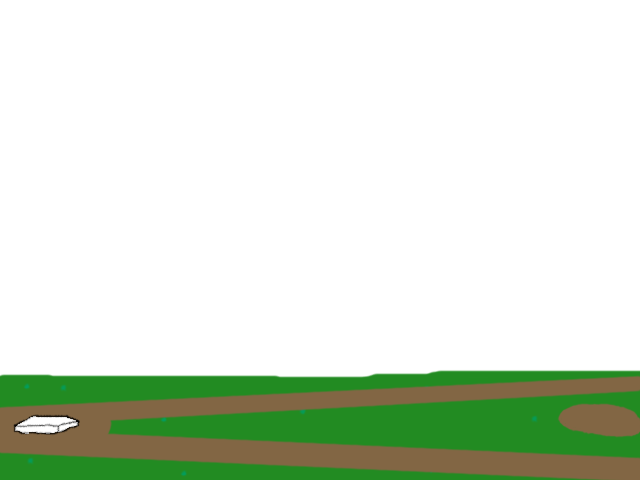
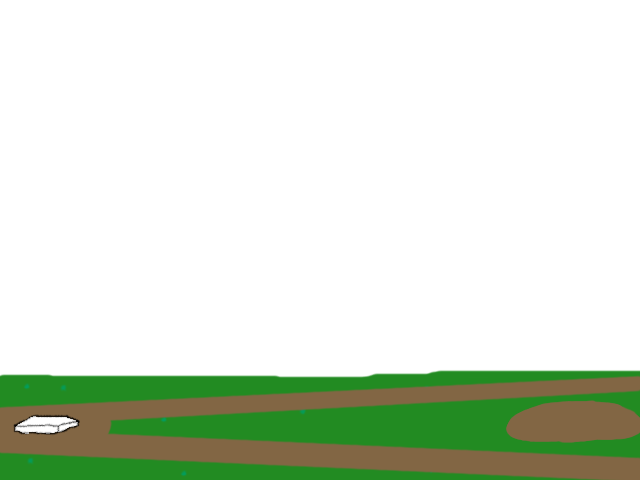
Layers edited between the first and the second 640 x 480 image:
added layer "pitchers_mound_outline" above "baseball_diamond_outline" over [506,400,640,443]
